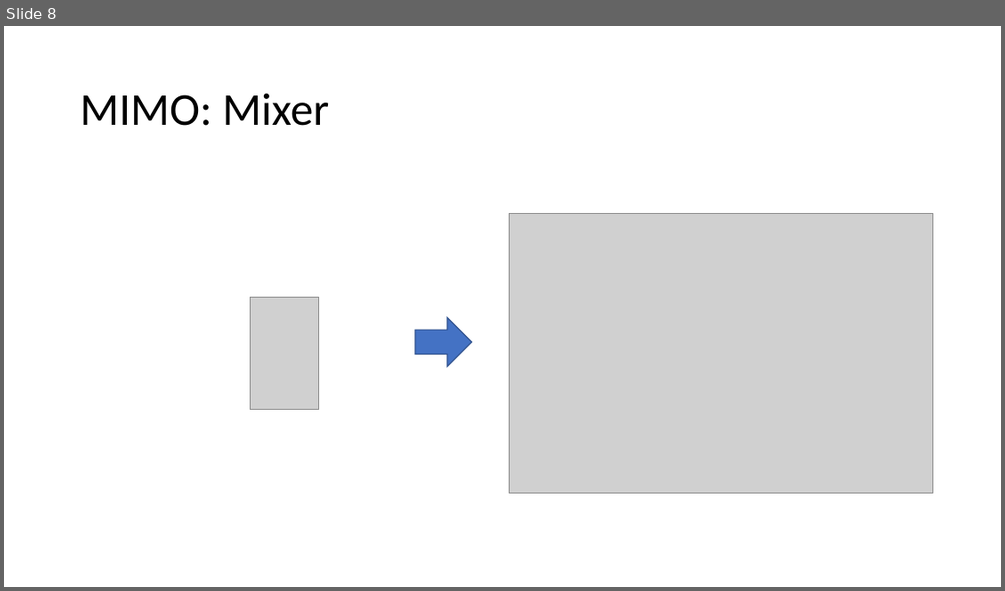
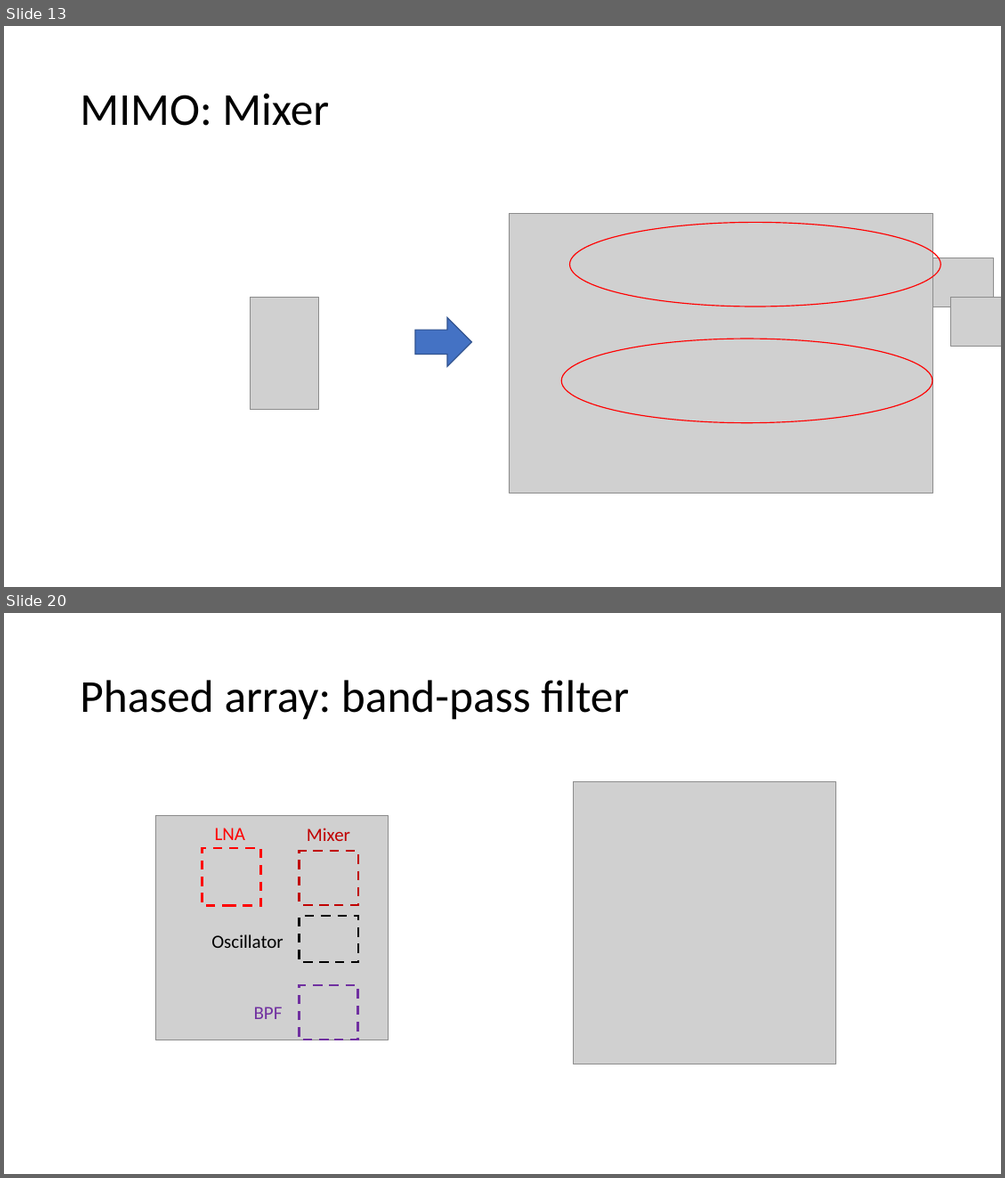
Before and after one commit to kkunal1408/GANA_circuit_data, a slide deck: circuit_data/source_files/individual_test_data_org/summary_results.pptx. Shown one above the other, each under a label of ours: slide 8 before the commit, slides 13 and 20 after it; the slides between them are not shown. The pictures are 1005x591 and 1005x1178 pixels, drawn with LibreOffice and Linux fonts; fonts in the diff are those of the drawing; grey boxes stand for pictures. Boxes give left, top, right and bottom in pixels: in the first picture for what was removed or moved away, otherwise in the second. Text is boxed around its words. In the diff, an @@ line names an element or a change of style, - is before the commit and + after.

```diff
--- a/circuit_data/source_files/individual_test_data_org/summary_results.pptx
+++ b/circuit_data/source_files/individual_test_data_org/summary_results.pptx
@@ slide 20 added at box(4, 613, 1001, 1174), background #FFFFFF @@
@@ title added at box(80, 680, 629, 720), 44 pt, text #000000 @@
+Phased array: band-pass filter
@@ picture added at box(573, 782, 835, 1064) @@
@@ group added at box(155, 815, 388, 1040): 4 rectangles, 4 texts, 1 picture @@
+LNA
+Mixer
+Oscillator
+BPF
@@ what was slide 8 is now slide 13 @@
@@ slide 13 changed as well @@
@@ ellipse added at box(570, 222, 941, 306), outline #FF0000 1 pt @@
@@ picture added at box(924, 257, 994, 306) @@
@@ picture added at box(951, 297, 1001, 346) @@
@@ ellipse added at box(562, 338, 933, 423), outline #FF0000 1 pt @@
```
Also in this commit, not shown: 6 other slides changed, 10 other slides added, 3 other files.
